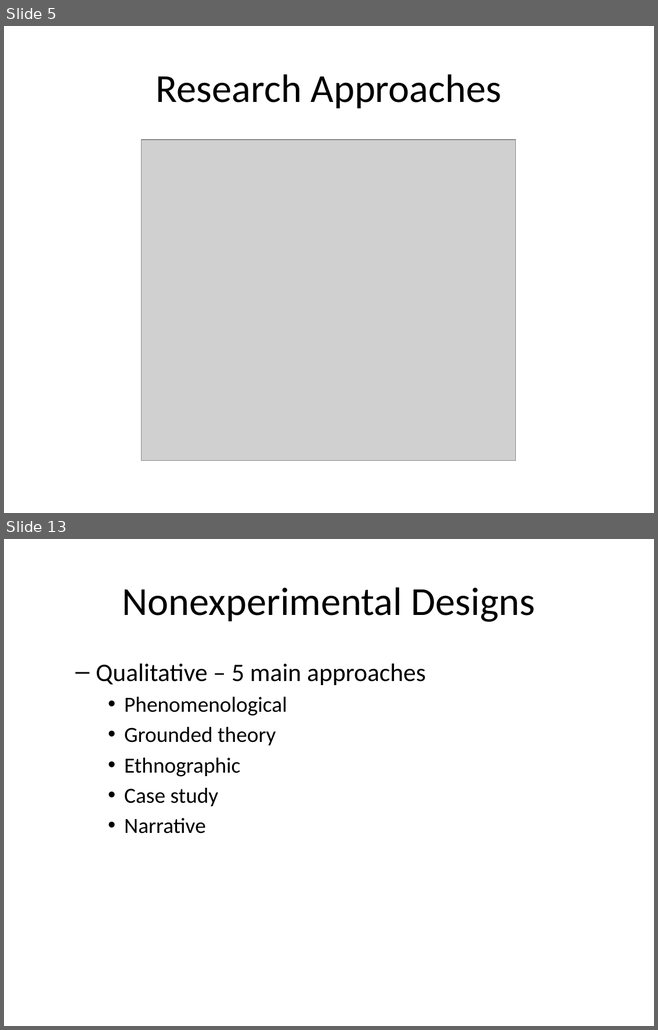
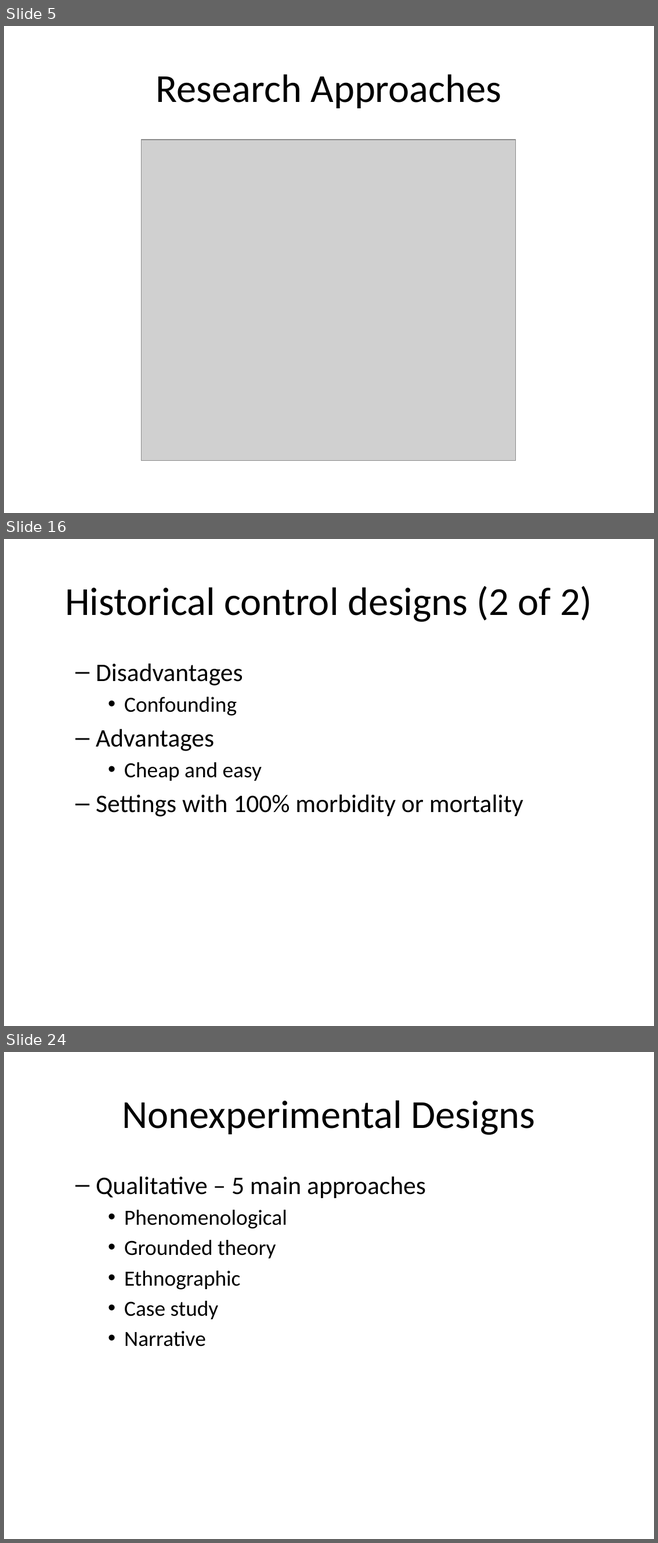
Before and after one commit to classes-medb/5510, a slide deck: src/video-06-non-experimental-studies.pptx. Shown one above the other, each under a label of ours: slides 5 and 13 before the commit, slides 5, 16 and 24 after it; the slides between them are not shown. The pictures are 658x1030 and 658x1543 pixels, drawn with LibreOffice and Linux fonts; fonts in the diff are those of the drawing; grey boxes stand for pictures. Boxes give left, top, right and bottom in pixels: in the first picture for what was removed or moved away, otherwise in the second. Text is boxed around its words. In the diff, an @@ line names an element or a change of style, - is before the commit and + after.

```diff
--- a/src/video-06-non-experimental-studies.pptx
+++ b/src/video-06-non-experimental-studies.pptx
@@ slide 16 added at <box>4,539,654,1026</box>, background #FFFFFF @@
@@ title added at <box>65,586,592,622</box>, 44 pt, text #000000 @@
+Historical control designs (2 of 2)
@@ text added at <box>96,663,523,817</box>, 28 pt, text #000000 @@
+  – Disadvantages
+    • Confounding
+  – Advantages
+    • Cheap and easy
+  – Settings with 100% morbidity or mortality
@@ what was slide 13 is now slide 24 @@
```
Also in this commit, not shown: 20 other slides added, 3 slides removed, 7 other files.
